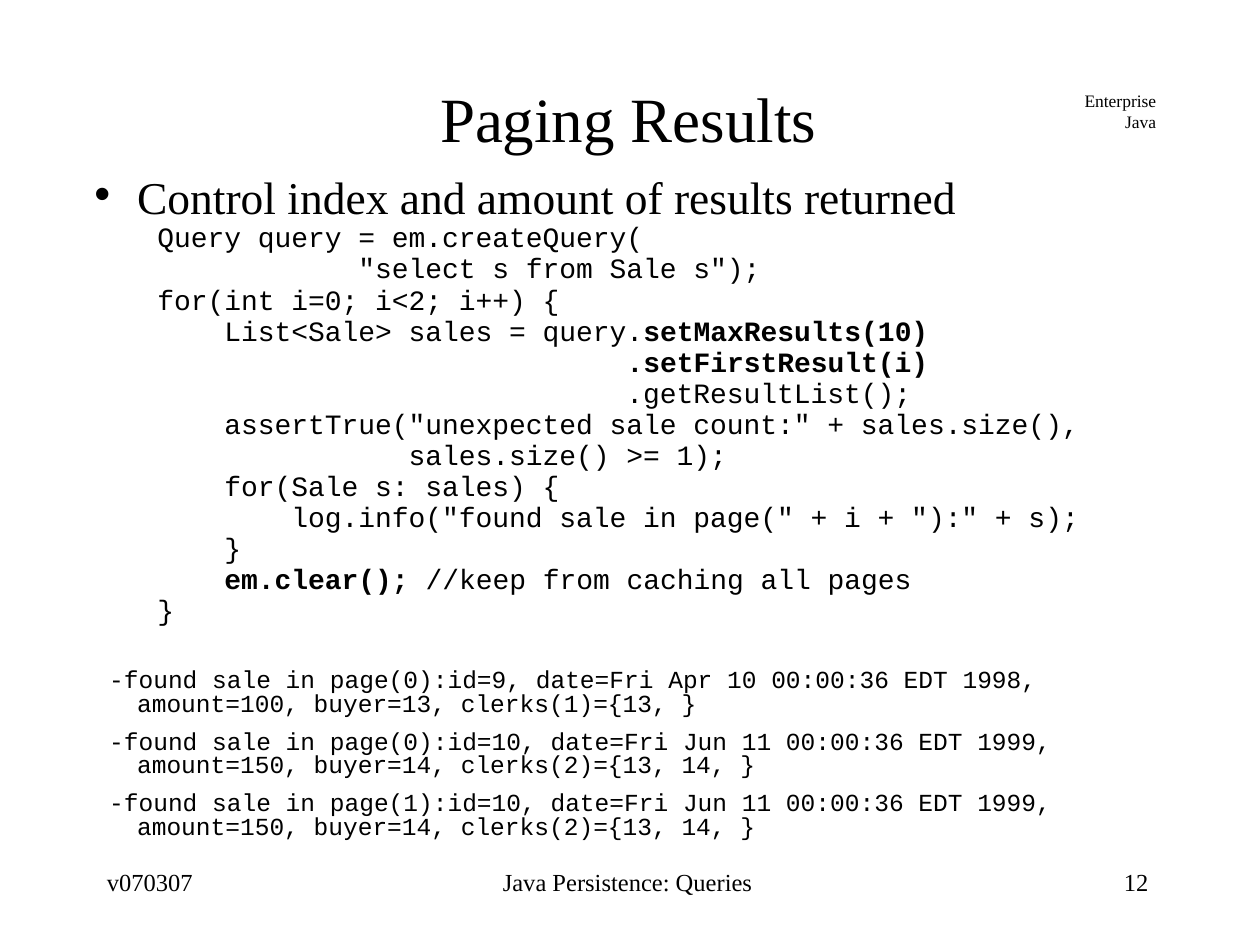
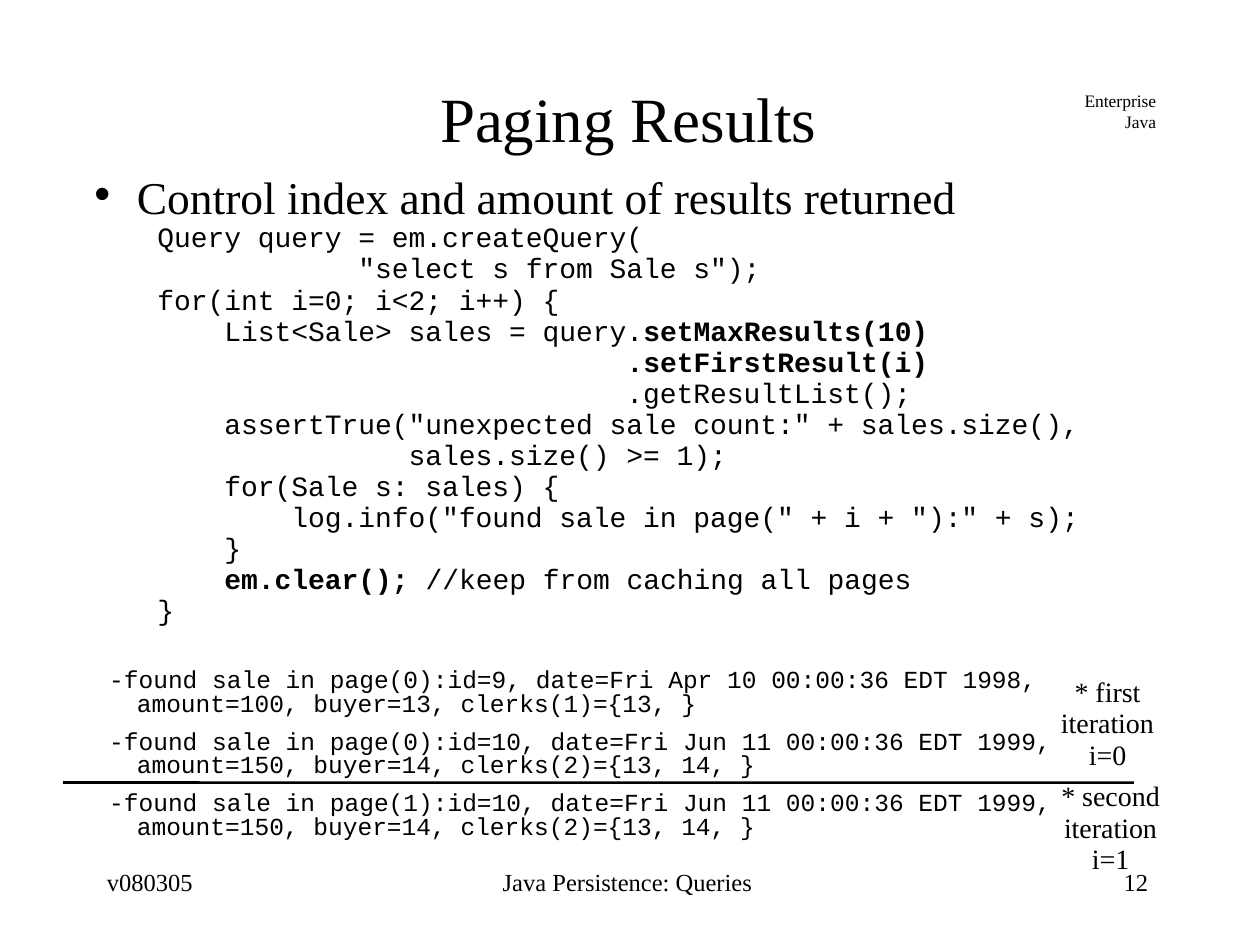
Before and after one commit to jcstaff/ejava-javaee, a slide deck: slide 12 of ormEJBQL/src/site/resources/lectures/ormEJBQL.ppt. Drawn at 1260x945 pixels with LibreOffice and Linux fonts; fonts in the diff are those of the drawing. Boxes give left, top, right and bottom in pixels: in the first picture for what was removed or moved away, otherwise in the second. Text is boxed around its words. In the diff, an @@ line names an element or a change of style, - is before the commit and + after.

```diff
--- a/ormEJBQL/src/site/resources/lectures/ormEJBQL.ppt
+++ b/ormEJBQL/src/site/resources/lectures/ormEJBQL.ppt
@@ text added at [1061,682,1154,766], 16 pt, text #000000 @@
+* first
+iteration
+i=0
@@ line added from (63, 782) to (1134, 782), #000000 1.45 pt @@
@@ text added at [1064,786,1160,869], 16 pt, text #000000 @@
+* second
+iteration
+i=1
@@ text at [107,874,193,892]: text changed @@
-v070307
+v080305
```
Also in this commit, not shown: 32 other slides changed, 3 other files.
